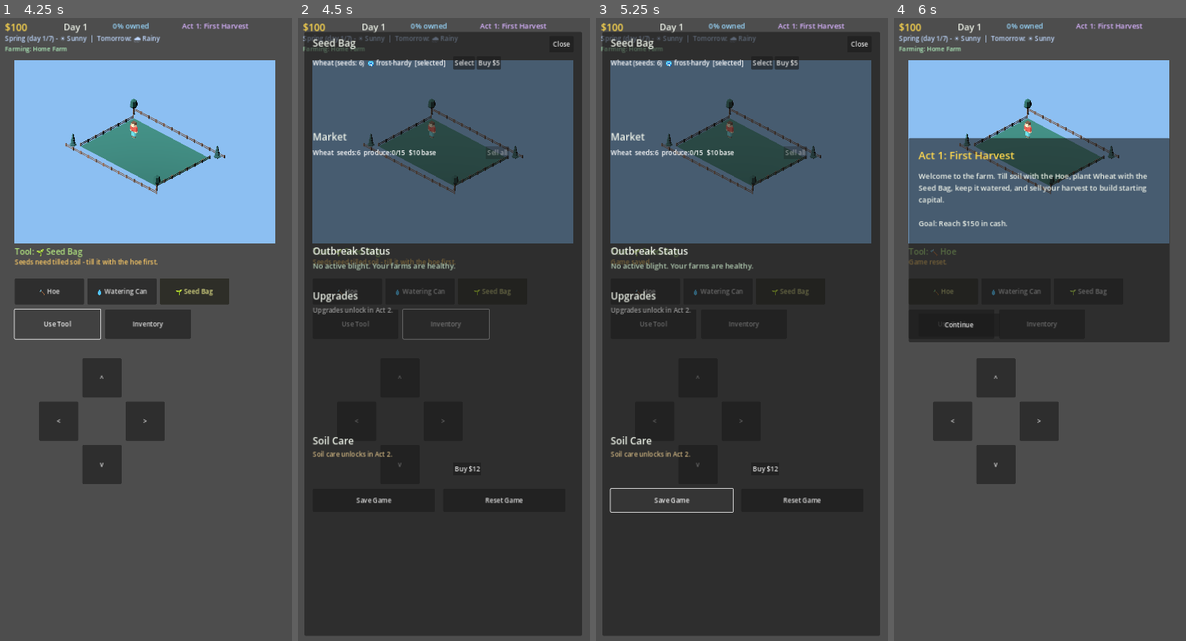
Above: before the commit, frames 1-4 (left to right).
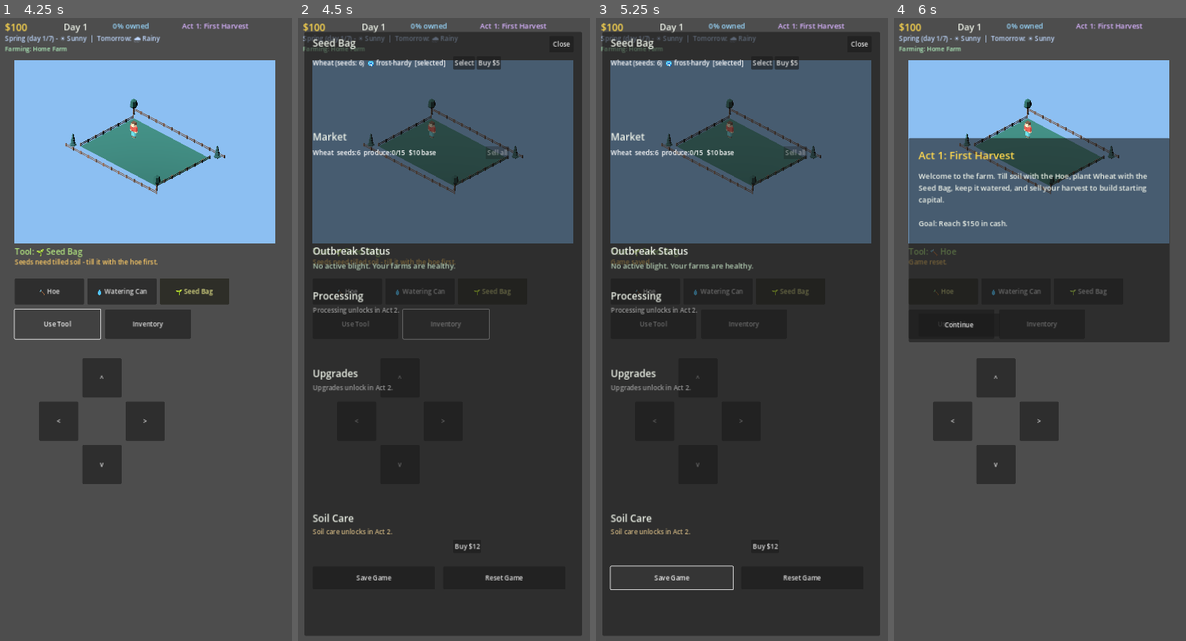
Above: after the commit, the same moments.

Repository: JLA92-bit/JLAProjects
Game: Godot game, scene res://scenes/Main.tscn
Same seed, same stepped clock (60 frames per second), same inputs: the game is played once before the commit and once after it.
Inputs:
- Up to frame 1 (4.25 s): click "Continue" at 0.5 s; click "🔨 Hoe" at 1.25 s; click "💧 Watering Can" at 2 s; click "🌱 Seed Bag" at 2.75 s; click "Use Tool" at 3.5 s
- Up to frame 2 (4.5 s): click "Inventory" at 4.25 s
- Up to frame 3 (5.25 s): click "Save Game" at 5 s
- Up to frame 4 (6 s): click "Reset Game" at 5.75 s

Frame 1 is identical in both runs. In frame 2, 1.4% of the frame differs, in the area x 4-77%, y 43-91%; in frame 3, 1.8%, in the area x 4-77%, y 43-92%; in frame 4, nothing differs.

Commit message:
Add crop processing (raw produce -> Flour/Cornmeal/Sauce)

Diff:
--- a/godot/scripts/Main.gd
+++ b/godot/scripts/Main.gd
@@ -117,6 +117,18 @@
 const QUALITY_KEYS := ["poor", "good", "excellent"]
 const QUALITY_LABELS := {"poor": "Poor", "good": "Good", "excellent": "Excellent"}
 const QUALITY_MULTIPLIER := {"poor": 0.7, "good": 1.0, "excellent": 1.35}
+
+# ---------- Processing (turns raw produce into a higher-value good) ----------
+# Unlocked alongside the market, Act 2+. Consumes the WORST-quality raw
+# produce first (poor, then good, then excellent) so a Poor harvest that
+# would otherwise sell for a pittance still has a use, while top-quality
+# produce stays worth selling raw at full price.
+const PROCESSING := {
+	"wheat": {"product": "flour", "product_name": "Flour", "input_amount": 3, "price": 45},
+	"corn": {"product": "cornmeal", "product_name": "Cornmeal", "input_amount": 3, "price": 95},
+	"tomato": {"product": "sauce", "product_name": "Tomato Sauce", "input_amount": 3, "price": 180},
+}
+const PROCESSED_KEYS := ["flour", "cornmeal", "sauce"]
 
 const TERRAINS := ["grass", "farmland", "beach", "cliff", "water"]
 const CONTINENTS := [
@@ -179,6 +191,7 @@
 	"corn": {"poor": 0, "good": 0, "excellent": 0},
 	"tomato": {"poor": 0, "good": 0, "excellent": 0},
 }
+var processed_goods := {"flour": 0, "cornmeal": 0, "sauce": 0}
 var prices := {"wheat": 10, "corn": 22, "tomato": 45}
 var selected_crop := "wheat"
 var selected_tool := "hoe"
@@ -233,6 +246,7 @@
 var inventory_panel: Panel
 var seed_rows_container: VBoxContainer
 var market_rows_container: VBoxContainer
+var processing_rows_container: VBoxContainer
 var upgrade_rows_container: VBoxContainer
 var blight_label: Label
 var soil_label: Label
@@ -866,6 +880,28 @@
 	else:
 		return "good"
 
+func _processing_unlocked() -> bool:
+	return current_act >= 1
+
+func _process_batches_available(key: String) -> int:
+	return _produce_total(key) / PROCESSING[key]["input_amount"]
+
+func _process_crop(key: String) -> void:
+	var recipe = PROCESSING[key]
+	var needed = recipe["input_amount"]
+	if _produce_total(key) < needed:
+		return
+	var remaining = needed
+	for q in QUALITY_KEYS:
+		var take = min(remaining, produce[key][q])
+		produce[key][q] -= take
+		remaining -= take
+		if remaining <= 0:
+			break
+	processed_goods[recipe["product"]] += 1
+	_log("Processed %d %s into 1 %s." % [needed, CROPS[key]["name"], recipe["product_name"]])
+	_refresh_all()
+
 func _upgrade_locked_reason(key: String) -> String:
 	if key == "storage_silo_2" and not owned_upgrades.get("storage_silo_1", false):
 		return "requires Storage Silo first"
@@ -1119,16 +1155,22 @@
 	_add_label(inventory_panel, "Outbreak Status", Vector2(20, 520), Vector2(400, 30), 24)
 	blight_label = _add_label(inventory_panel, "No active blight.", Vector2(20, 560), Vector2(640, 60), 18)
 
-	_add_label(inventory_panel, "Upgrades", Vector2(20, 630), Vector2(400, 30), 24)
+	_add_label(inventory_panel, "Processing", Vector2(20, 630), Vector2(400, 30), 24)
+	processing_rows_container = VBoxContainer.new()
+	processing_rows_container.position = Vector2(20, 670)
+	processing_rows_container.size = Vector2(640, 140)
+	inventory_panel.add_child(processing_rows_container)
+
+	_add_label(inventory_panel, "Upgrades", Vector2(20, 820), Vector2(400, 30), 24)
 	upgrade_rows_container = VBoxContainer.new()
-	upgrade_rows_container.position = Vector2(20, 670)
+	upgrade_rows_container.position = Vector2(20, 860)
 	upgrade_rows_container.size = Vector2(640, 300)
 	inventory_panel.add_child(upgrade_rows_container)
 
-	_add_label(inventory_panel, "Soil Care", Vector2(20, 985), Vector2(400, 30), 24)
-	soil_label = _add_label(inventory_panel, "", Vector2(20, 1023), Vector2(640, 26), 16, Color(0.8, 0.7, 0.5))
+	_add_label(inventory_panel, "Soil Care", Vector2(20, 1175), Vector2(400, 30), 24)
+	soil_label = _add_label(inventory_panel, "", Vector2(20, 1213), Vector2(640, 26), 16, Color(0.8, 0.7, 0.5))
 	var fert_row := HBoxContainer.new()
-	fert_row.position = Vector2(20, 1055)
+	fert_row.position = Vector2(20, 1245)
 	inventory_panel.add_child(fert_row)
 	fertilizer_label = Label.new()
 	fertilizer_label.custom_minimum_size = Vector2(340, 0)
@@ -1145,8 +1187,8 @@
 	)
 	fert_row.add_child(fert_buy_btn)
 
-	_add_button(inventory_panel, "Save Game", Vector2(20, 1120), Vector2(300, 56), _on_save_button_pressed)
-	_add_button(inventory_panel, "Reset Game", Vector2(340, 1120), Vector2(300, 56), func(): _reset_game())
+	_add_button(inventory_panel, "Save Game", Vector2(20, 1310), Vector2(300, 56), _on_save_button_pressed)
+	_add_button(inventory_panel, "Reset Game", Vector2(340, 1310), Vector2(300, 56), func(): _reset_game())
 
 func _build_map_panel(layer: CanvasLayer) -> void:
 	map_panel = Panel.new()
@@ -1308,6 +1350,56 @@
 			breakdown.add_theme_color_override("font_color", Color(0.7, 0.75, 0.7))
 			row.add_child(breakdown)
 		market_rows_container.add_child(row)
+
+	for child in processing_rows_container.get_children():
+		child.queue_free()
+	if not _processing_unlocked():
+		var locked_label := Label.new()
+		locked_label.text = "Processing unlocks in Act 2."
+		locked_label.add_theme_color_override("font_color", Color(0.6, 0.6, 0.6))
+		processing_rows_container.add_child(locked_label)
+	else:
+		for key in CROP_KEYS:
+			if not _crop_unlocked(key):
+				continue
+			var recipe = PROCESSING[key]
+			var batches = _process_batches_available(key)
+			var row := HBoxContainer.new()
+			var label := Label.new()
+			label.text = "%d %s -> 1 %s (sells $%d)" % [recipe["input_amount"], CROPS[key]["name"], recipe["product_name"], recipe["price"]]
+			label.custom_minimum_size = Vector2(420, 0)
+			row.add_child(label)
+			var process_btn := Button.new()
+			process_btn.text = "Process"
+			process_btn.disabled = batches <= 0
+			process_btn.pressed.connect(func(): _process_crop(key))
+			row.add_child(process_btn)
+			processing_rows_container.add_child(row)
+		for product in PROCESSED_KEYS:
+			var amount = processed_goods[product]
+			if amount <= 0:
+				continue
+			var price = 0
+			for key in CROP_KEYS:
+				if PROCESSING[key]["product"] == product:
+					price = PROCESSING[key]["price"]
+					break
+			var row2 := HBoxContainer.new()
+			var label2 := Label.new()
+			label2.text = "In storage: %s x%d ($%d ea)" % [product.capitalize(), amount, price]
+			label2.custom_minimum_size = Vector2(420, 0)
+			row2.add_child(label2)
+			var sell_btn2 := Button.new()
+			sell_btn2.text = "Sell all"
+			sell_btn2.pressed.connect(func():
+				var earnings = amount * price
+				cash += earnings
+				processed_goods[product] = 0
+				_log("Sold %d %s for $%d." % [amount, product.capitalize(), earnings])
+				_refresh_all()
+			)
+			row2.add_child(sell_btn2)
+			processing_rows_container.add_child(row2)
 
 	var infected_count := 0
 	var infected_here := 0
@@ -1525,7 +1617,8 @@
 # ---------- Save / Load ----------
 func _save_game() -> void:
 	var data := {
-		"cash": cash, "day": day, "seeds": seeds, "fertilizer": fertilizer, "produce": produce, "prices": prices,
+		"cash": cash, "day": day, "seeds": seeds, "fertilizer": fertilizer, "produce": produce,
+		"processed_goods": processed_goods, "prices": prices,
 		"selected_crop": selected_crop, "selected_tool": selected_tool,
 		"current_act": current_act, "victory_shown": victory_shown,
 		"season_idx": season_idx, "season_day": season_day,
@@ -1565,6 +1658,11 @@
 			else:
 				# Pre-quality-grade save: a flat int count. Treat it as "good".
 				produce[key] = {"poor": 0, "good": int(entry), "excellent": 0}
+	var loaded_processed = parsed.get("processed_goods", null)
+	if typeof(loaded_processed) == TYPE_DICTIONARY:
+		for key in PROCESSED_KEYS:
+			if loaded_processed.has(key):
+				processed_goods[key] = int(loaded_processed[key])
 	prices = parsed.get("prices", prices)
 	selected_crop = parsed.get("selected_crop", selected_crop)
 	selected_tool = parsed.get("selected_tool", selected_tool)
@@ -1616,6 +1714,7 @@
 		"corn": {"poor": 0, "good": 0, "excellent": 0},
 		"tomato": {"poor": 0, "good": 0, "excellent": 0},
 	}
+	processed_goods = {"flour": 0, "cornmeal": 0, "sauce": 0}
 	prices = {"wheat": 10, "corn": 22, "tomato": 45}
 	selected_crop = "wheat"
 	selected_tool = "hoe"
